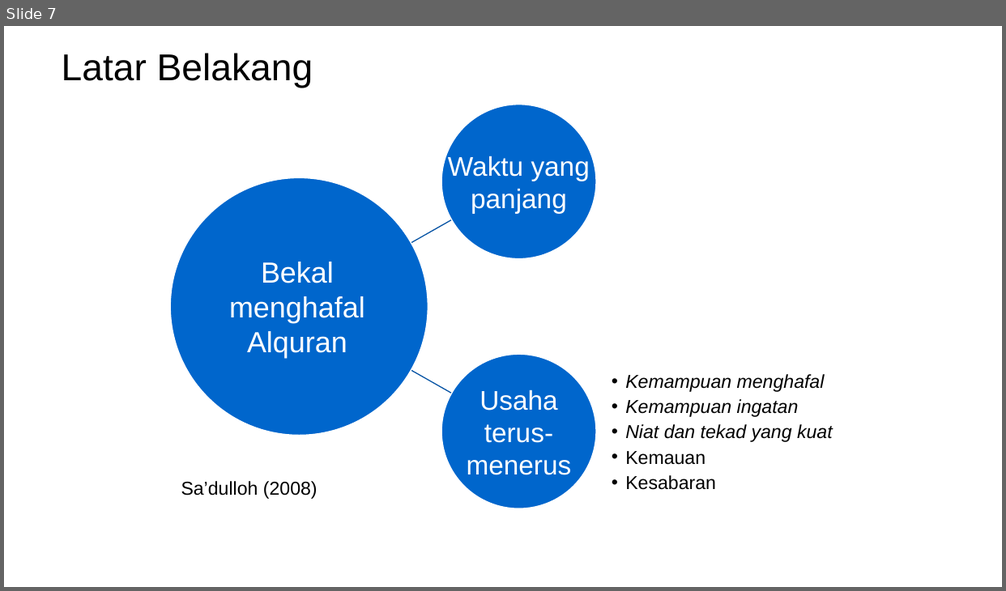
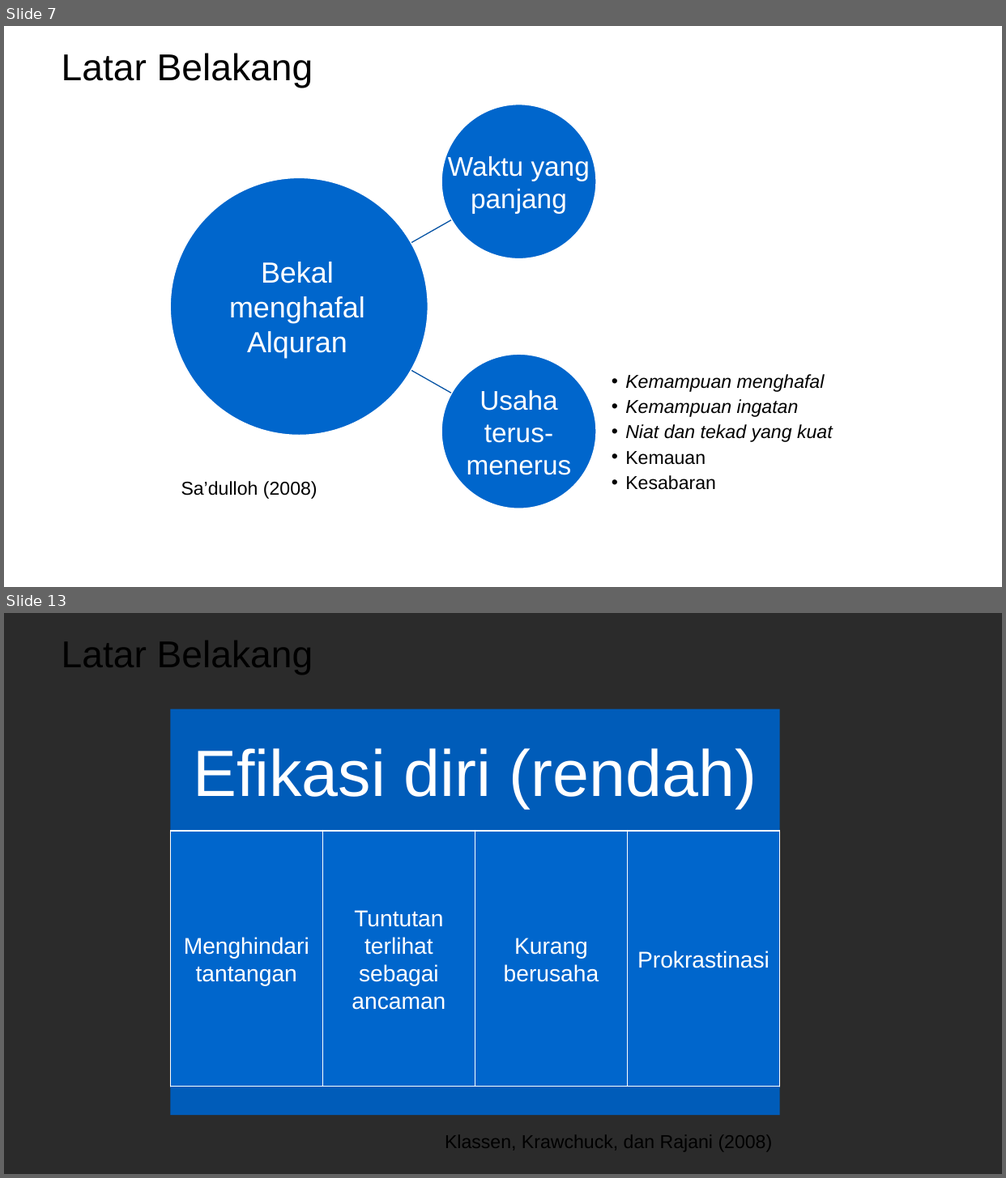
Before and after one commit to mzaini30/skripsi, a slide deck: seminar proposal.pptx. Shown one above the other, each under a label of ours: slide 7 before the commit, slides 7 and 13 after it; the slides between them are not shown. The pictures are 1006x591 and 1006x1178 pixels, drawn with LibreOffice and Linux fonts; fonts in the diff are those of the drawing; background and template pictures are left out; a plain dark background stands for a picture behind light text. Boxes give left, top, right and bottom in pixels: in the first picture for what was removed or moved away, otherwise in the second. Text is boxed around its words. In the diff, an @@ line names an element or a change of style, - is before the commit and + after.

```diff
--- a/seminar proposal.pptx
+++ b/seminar proposal.pptx
@@ slide 13 added at <box>4,613,1002,1174</box>, background picture (left out) @@
@@ title added at <box>62,641,313,675</box>, 36 pt, text #000000 @@
+Latar Belakang
@@ group added at <box>170,709,780,1115</box>: 6 rectangles, 5 texts @@
+Efikasi diri (rendah)
+Menghindari tantangan
+Tuntutan terlihat sebagai ancaman
+Kurang berusaha
+Prokrastinasi
@@ text added at <box>445,1135,773,1152</box>, 18 pt, text #000000 @@
+Klassen, Krawchuck, dan Rajani (2008)
```
Also in this commit, not shown: 8 other slides added.
